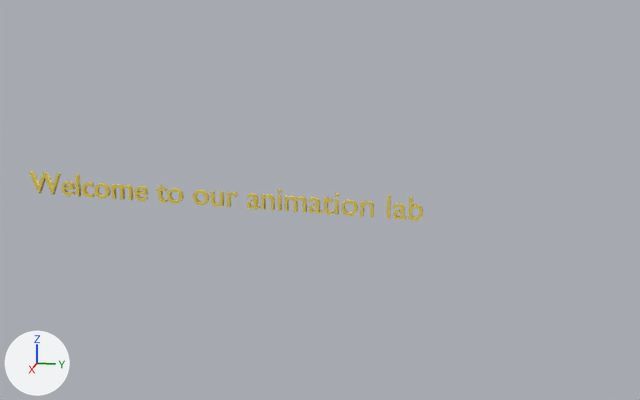
What one commit did to the Blender file welcome-2/welcome2.blend.
Rendered twice from a 50 mm camera at (27.05, 15.92, 6.94) aimed at (1.15, 10.73, 0.47). Arrows for +X, +Y and +Z are at lower left; the lights stay in place. Text is drawn in Blender's own font.

Names of what the first picture shows: 'Text'.
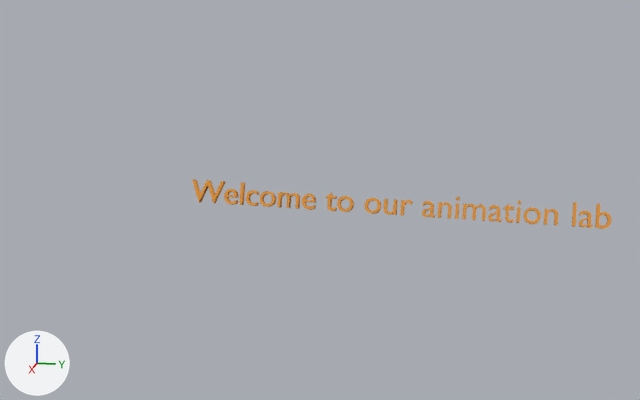
Commit message: welcome 1 & 2

Pixel boxes (x1, y1, x2, y2) of what changed, in the pictures (640 x 400 px):
```json
{"object": "Text", "change": "recoloured, moved, turned, rescaled", "before": [29, 171, 423, 221], "after": [192, 179, 611, 229]}
```

Scene script edits in JSON lines:
```json
{"op": "set", "path": "mat_material_001.base_color", "old": "(0.8, 0.625, 0.11)", "new": "(0.8, 0.305, 0.0217)", "note": "yellow #e7cf5d -> orange #e79629"}
{"op": "set", "path": "ob_text.location", "old": "(1.34, 7.55, 0.17)", "new": "(1.34, 12.95, 0.17)"}
{"op": "set", "path": "ob_text.rotation_euler", "old": "(-1.547, 3.125, -1.587)", "new": "(-1.869, 3.131, -1.591)", "note": "degrees (-89, 179, -91) -> degrees (-107, 179, -91)"}
{"op": "set", "path": "ob_text.scale", "old": "(1.0, 1.0, 1.0)", "new": "(0.992, 0.992, 0.992)"}
```
